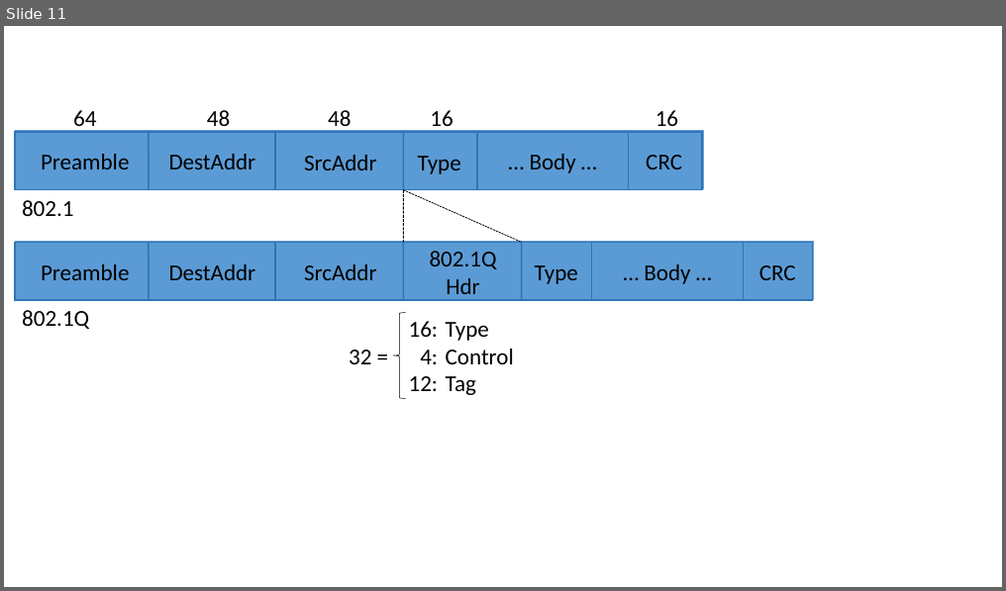
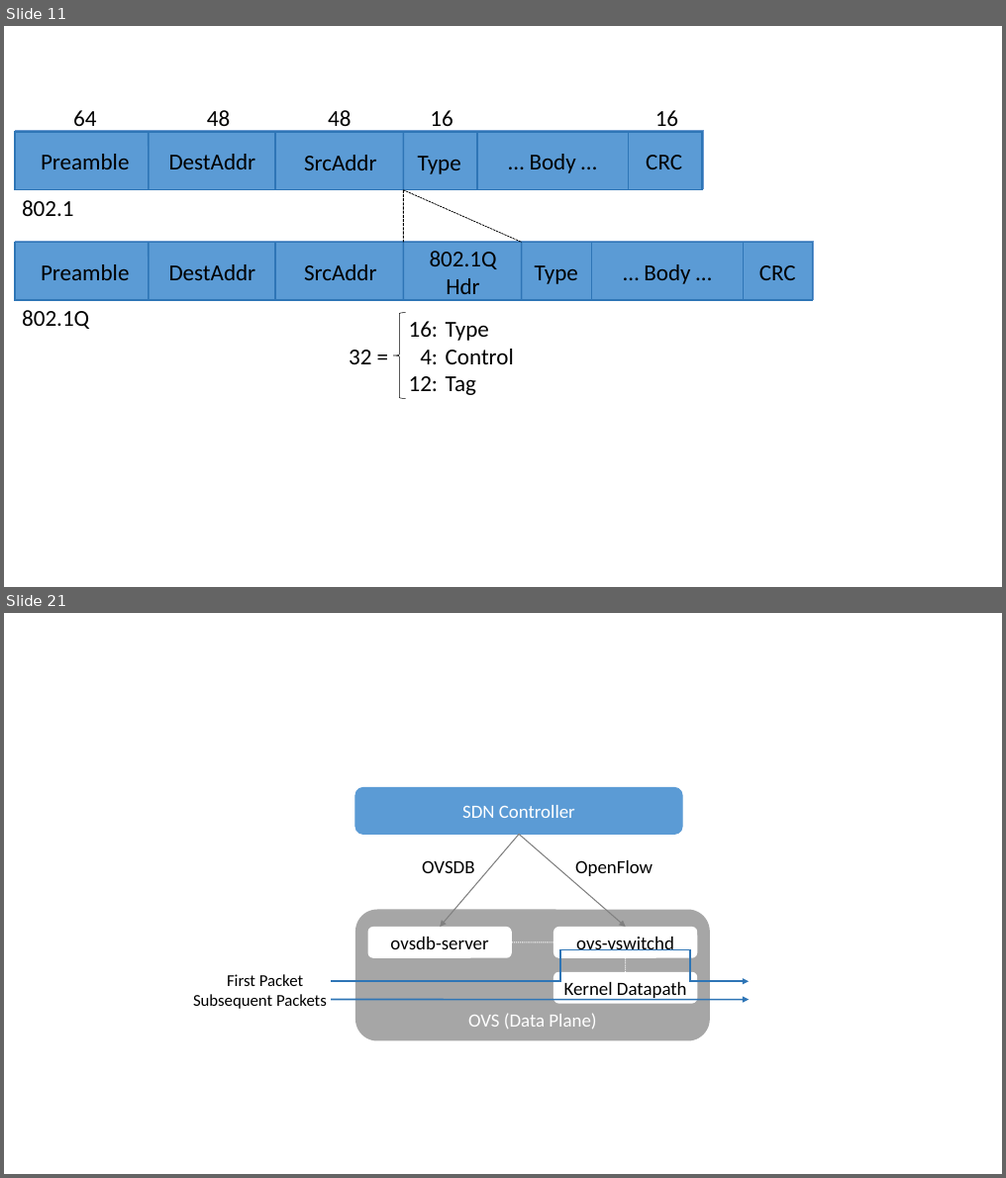
Before and after one commit to SystemsApproach/7E, a slide deck: virtual/figures/virtual.odp. Shown one above the other, each under a label of ours: slide 11 before the commit, slides 11 and 21 after it; the slides between them are not shown. The pictures are 1006x591 and 1006x1178 pixels, drawn with LibreOffice and Linux fonts; fonts in the diff are those of the drawing. Boxes give left, top, right and bottom in pixels: in the first picture for what was removed or moved away, otherwise in the second. Text is boxed around its words. In the diff, an @@ line names an element or a change of style, - is before the commit and + after.

```diff
--- a/virtual/figures/virtual.odp
+++ b/virtual/figures/virtual.odp
@@ slide 21 added at <box>4,613,1002,1174</box>, background #FFFFFF @@
@@ rounded rectangle added at <box>355,787,683,834</box>, fill #5B9BD5, outline #5B9BD5 0.99 pt, 18 pt, text #FFFFFF @@
+SDN Controller
@@ arrow added from (519, 835) to (440, 927), #808080 0.99 pt @@
@@ arrow added from (519, 835) to (626, 927), #808080 0.99 pt @@
@@ text added at <box>422,861,474,873</box>, 18 pt, text #000000 @@
+OVSDB
@@ text added at <box>575,861,652,876</box>, 18 pt, text #000000 @@
+OpenFlow
@@ rounded rectangle added at <box>355,909,710,1042</box>, fill #A6A6A6, 18 pt, text #FFFFFF @@
+OVS (Data Plane)
@@ rounded rectangle added at <box>368,927,512,959</box>, fill #FFFFFF, 18 pt, text #000000 @@
+ovsdb-server
@@ rounded rectangle added at <box>553,927,697,959</box>, fill #FFFFFF, 18 pt, text #000000 @@
+ovs-vswitchd
@@ elbow line added from (331, 981) to (568, 951), #2E75B6 1.5 pt @@
@@ line added from (512, 943) to (553, 943), #FFFFFF 0.99 pt dashed @@
@@ elbow arrow added from (568, 951) to (748, 981), #2E75B6 1.5 pt @@
@@ line added from (626, 972) to (626, 959), #FFFFFF 0.99 pt dashed @@
@@ text added at <box>193,994,327,1009</box>, 16 pt, text #000000 @@
+Subsequent Packets
@@ text added at <box>227,974,303,986</box>, 16 pt, text #000000 @@
+First Packet
@@ rounded rectangle added at <box>553,972,697,1004</box>, fill #FFFFFF, 18 pt, text #000000 @@
+Kernel Datapath
@@ arrow added from (331, 1000) to (748, 1000), #2E75B6 1.5 pt @@
```
Also in this commit, not shown: 1 slide changed, 12 other slides added, 28 other files.
